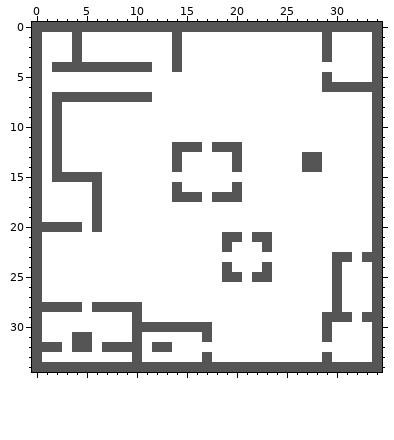
A pixel-art sprite gets an edit: res/medium_level.png. The picture above was drawn from the file before the commit.
The file is 35x35 pixels.
Once edited:
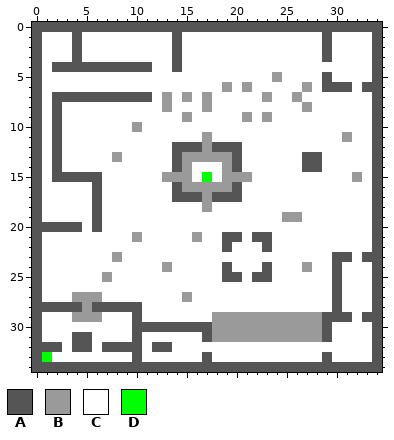
Palette (. is transparent): A #555555  B #9a9a9a  C #ffffff  D #00ff00
Diff:
{"y":5,"x":24,"old":"C","new":"B"}
{"y":6,"x":19,"old":"C","new":"B"}
{"y":6,"x":21,"old":"C","new":"B"}
{"y":6,"x":27,"old":"C","new":"B"}
{"y":6,"x":32,"old":"A","new":"C"}
{"y":7,"x":13,"old":"C","new":"B"}
{"y":7,"x":15,"old":"C","new":"B"}
{"y":7,"x":17,"old":"C","new":"B"}
{"y":7,"x":23,"old":"C","new":"B"}
{"y":7,"x":26,"old":"C","new":"B"}
{"y":8,"x":13,"old":"C","new":"B"}
{"y":8,"x":17,"old":"C","new":"B"}
{"y":8,"x":27,"old":"C","new":"B"}
{"y":9,"x":15,"old":"C","new":"B"}
{"y":9,"x":21,"old":"C","new":"B"}
{"y":9,"x":23,"old":"C","new":"B"}
{"y":10,"x":10,"old":"C","new":"B"}
{"y":11,"x":17,"old":"C","new":"B"}
{"y":11,"x":31,"old":"C","new":"B"}
{"y":12,"x":17,"old":"C","new":"B"}
{"y":13,"x":8,"old":"C","new":"B"}
{"y":13,"x":15,"old":"CCCCC","new":"BBBBB"}
{"y":14,"x":15,"old":"C","new":"B"}
{"y":14,"x":19,"old":"C","new":"B"}
{"y":15,"x":13,"old":"CCC","new":"BBB"}
{"y":15,"x":17,"old":"C","new":"D"}
{"y":15,"x":19,"old":"CCC","new":"BBB"}
{"y":15,"x":32,"old":"C","new":"B"}
{"y":16,"x":15,"old":"CCCCC","new":"BBBBB"}
{"y":17,"x":17,"old":"C","new":"B"}
{"y":18,"x":17,"old":"C","new":"B"}
{"y":19,"x":25,"old":"CC","new":"BB"}
{"y":21,"x":10,"old":"C","new":"B"}
{"y":21,"x":16,"old":"C","new":"B"}
{"y":23,"x":8,"old":"C","new":"B"}
{"y":24,"x":13,"old":"C","new":"B"}
{"y":24,"x":27,"old":"C","new":"B"}
{"y":25,"x":7,"old":"C","new":"B"}
{"y":27,"x":4,"old":"CCC","new":"BBB"}
{"y":27,"x":15,"old":"C","new":"B"}
{"y":28,"x":5,"old":"C","new":"B"}
{"y":29,"x":4,"old":"CCC","new":"BBB"}
{"y":29,"x":18,"old":"CCCCCCCCCCC","new":"BBBBBBBBBBB"}
{"y":30,"x":18,"old":"CCCCCCCCCCC","new":"BBBBBBBBBBB"}
{"y":31,"x":18,"old":"CCCCCCCCCCC","new":"BBBBBBBBBBB"}
{"y":33,"x":1,"old":"C","new":"D"}
{"label":"changed","picture_box":[72,72,362,342]}
{"label":"changed","picture_box":[42,352,52,362]}
